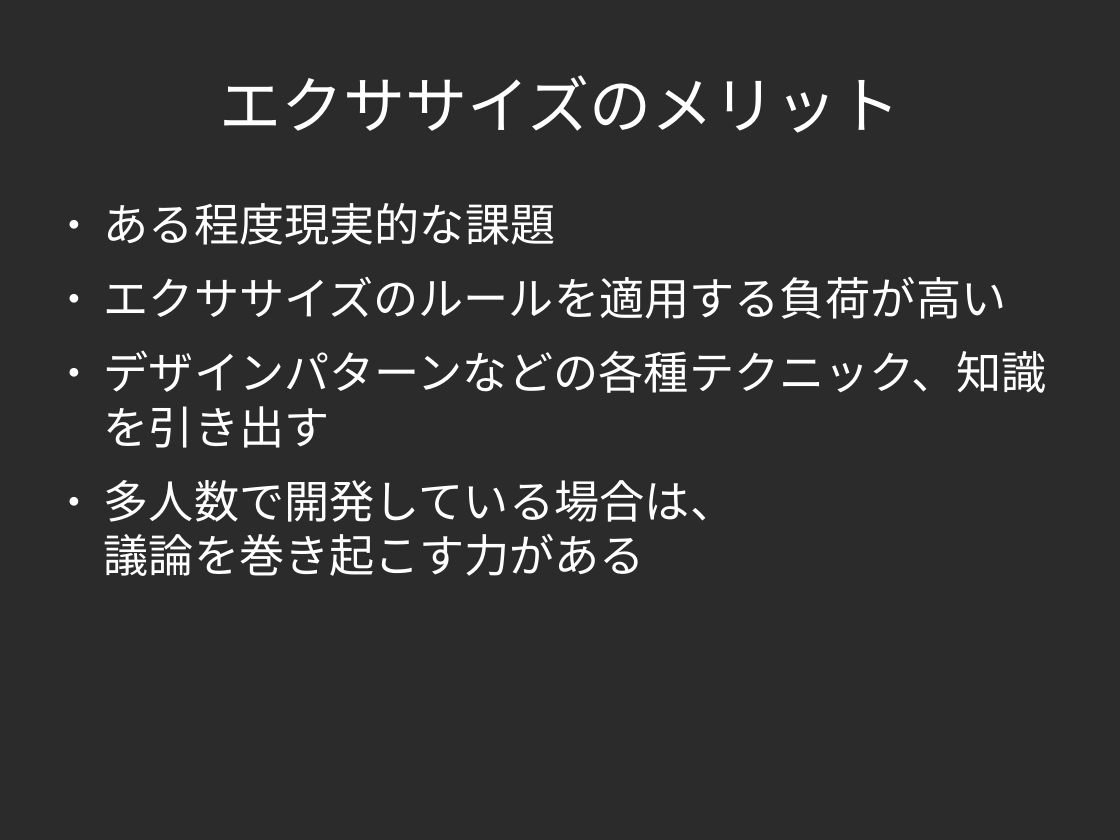
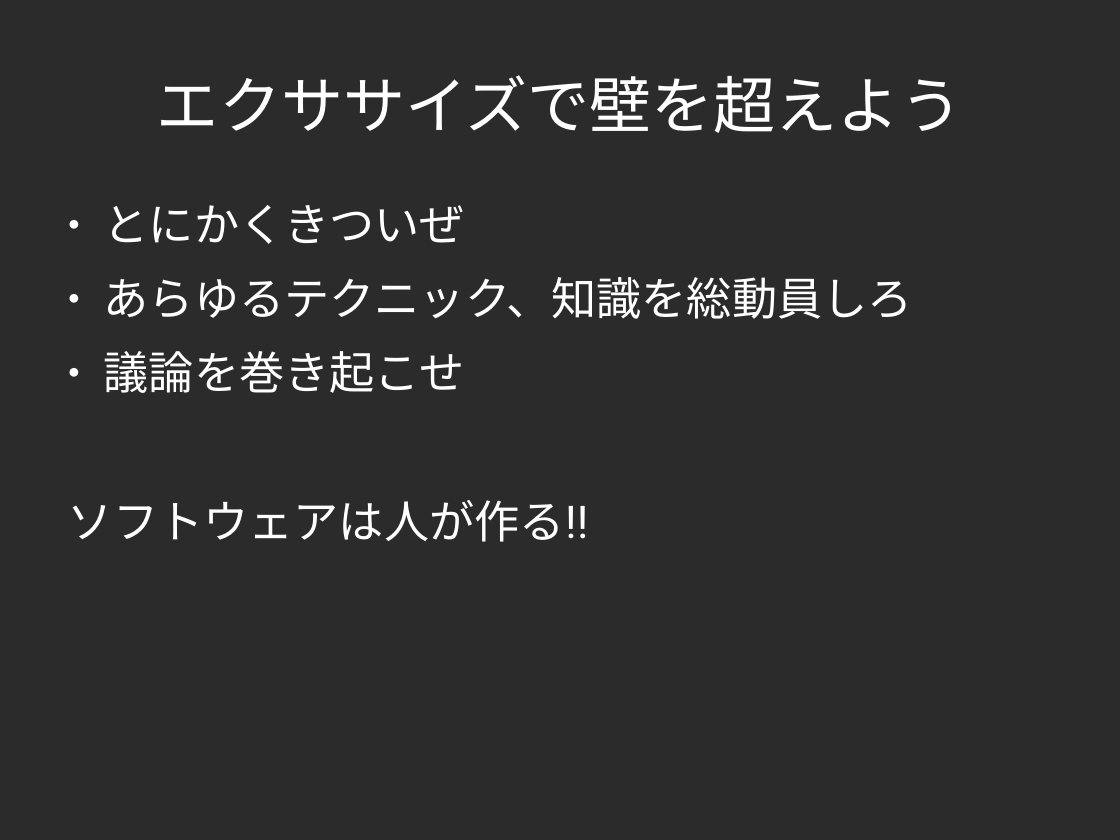
Before and after one commit to yojik/yojik-lib, a slide deck: slide 50 of 2009devsumi/oo_exercise/doc/devsum.odp (slide 43 before the commit). Drawn at 1120x840 pixels with LibreOffice and Linux fonts; fonts in the diff are those of the drawing; background and template pictures are left out; a plain dark background stands for a picture behind light text. Boxes give left, top, right and bottom in pixels: in the first picture for what was removed or moved away, otherwise in the second. Text is boxed around its words. In the diff, an @@ line names an element or a change of style, - is before the commit and + after.

Commit message:
指摘反映版
残りはクラス図など

```diff
--- a/2009devsumi/oo_exercise/doc/devsum.odp
+++ b/2009devsumi/oo_exercise/doc/devsum.odp
@@ title at box(157, 75, 962, 133): text changed @@
-エクササイズのメリット
+エクササイズで壁を超えよう
@@ text at box(68, 205, 913, 542): text changed @@
-● ある程度現実的な課題
-● エクササイズのルールを適用する負荷が高い
-● デザインパターンなどの各種テクニック、知識を引き出す
-● 多人数で開発している場合は、
-  議論を巻き起こす力がある
+● とにかくきついぜ
+● あらゆるテクニック、知識を総動員しろ
+● 議論を巻き起こせ
+ソフトウェアは人が作る!!
```
Also in this commit, not shown: 13 other slides changed, 10 slides added, 7 slides removed.
